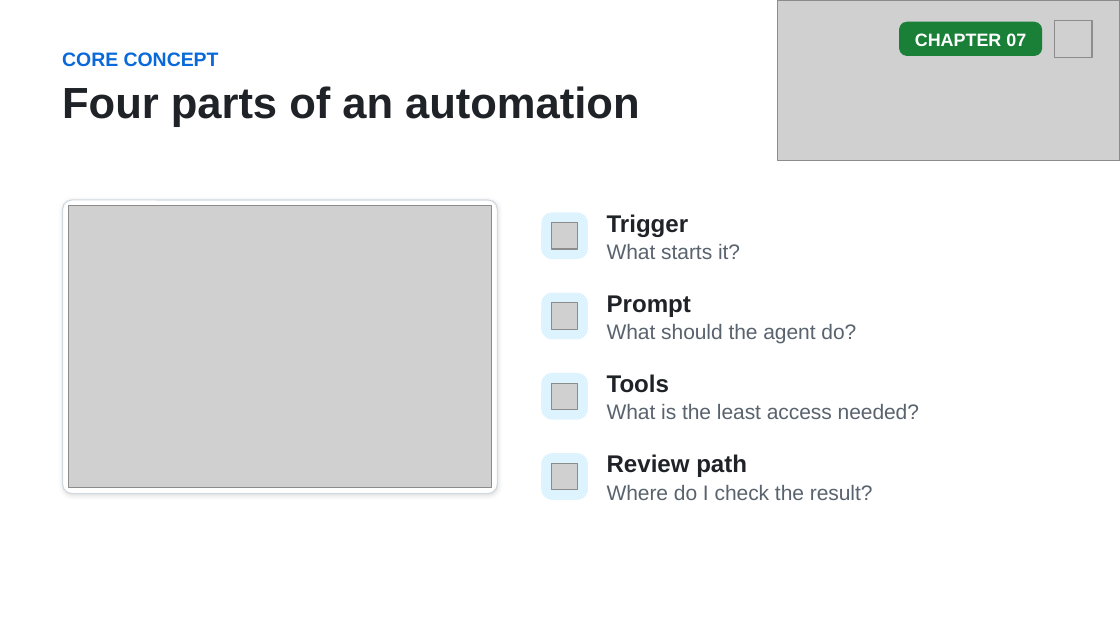
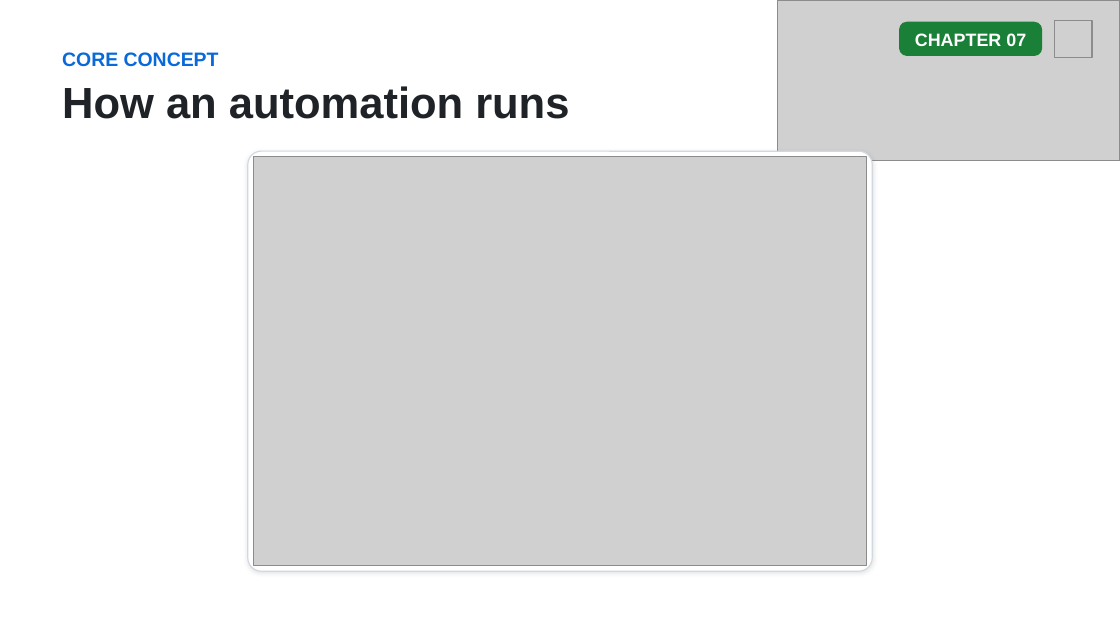
Before and after one commit to github/copilot-app-for-beginners, a slide deck: slide 5 of slides/07-automations.pptx. Drawn at 1120x630 pixels with LibreOffice and Linux fonts; fonts in the diff are those of the drawing; grey boxes stand for pictures. Boxes give left, top, right and bottom in pixels: in the first picture for what was removed or moved away, otherwise in the second. Text is boxed around its words. In the diff, an @@ line names an element or a change of style, - is before the commit and + after.

```diff
--- a/slides/07-automations.pptx
+++ b/slides/07-automations.pptx
@@ text at [62, 86, 569, 119]: text changed @@
-Four parts of an automation
+How an automation runs
@@ rounded rectangle: place and size @@
-rounded rectangle at [63, 200, 497, 494]
+rounded rectangle at [248, 151, 872, 571]
@@ picture: place and size @@
-picture at [68, 206, 492, 488]
+picture at [253, 157, 866, 566]
@@ rounded rectangle removed at [541, 213, 588, 260] @@
@@ picture removed at [551, 223, 578, 250] @@
@@ text removed at [607, 214, 689, 237] @@
-Trigger
@@ text removed at [607, 244, 740, 259] @@
-What starts it?
@@ rounded rectangle removed at [541, 292, 588, 339] @@
@@ text removed at [607, 295, 691, 317] @@
-Prompt
@@ picture removed at [551, 302, 578, 329] @@
@@ text removed at [607, 324, 856, 344] @@
-What should the agent do?
@@ rounded rectangle removed at [541, 373, 588, 420] @@
@@ picture removed at [551, 383, 578, 410] @@
@@ text removed at [607, 374, 669, 393] @@
-Tools
@@ text removed at [607, 404, 919, 419] @@
-What is the least access needed?
@@ rounded rectangle removed at [541, 454, 588, 501] @@
@@ picture removed at [551, 464, 578, 491] @@
@@ text removed at [607, 454, 747, 477] @@
-Review path
@@ text removed at [607, 485, 873, 500] @@
-Where do I check the result?
```
Also in this commit, not shown: 2 other slides changed, 6 other files.
